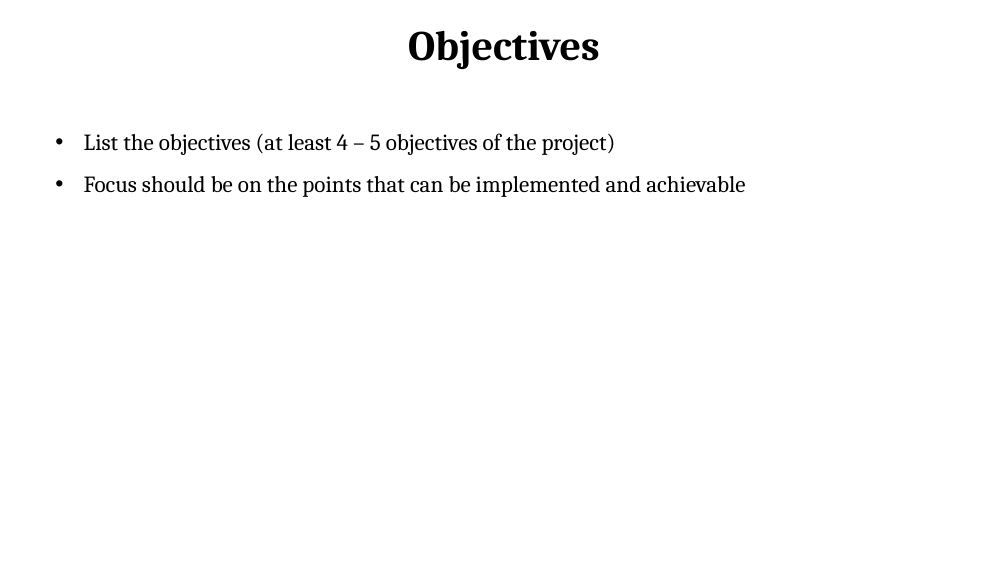
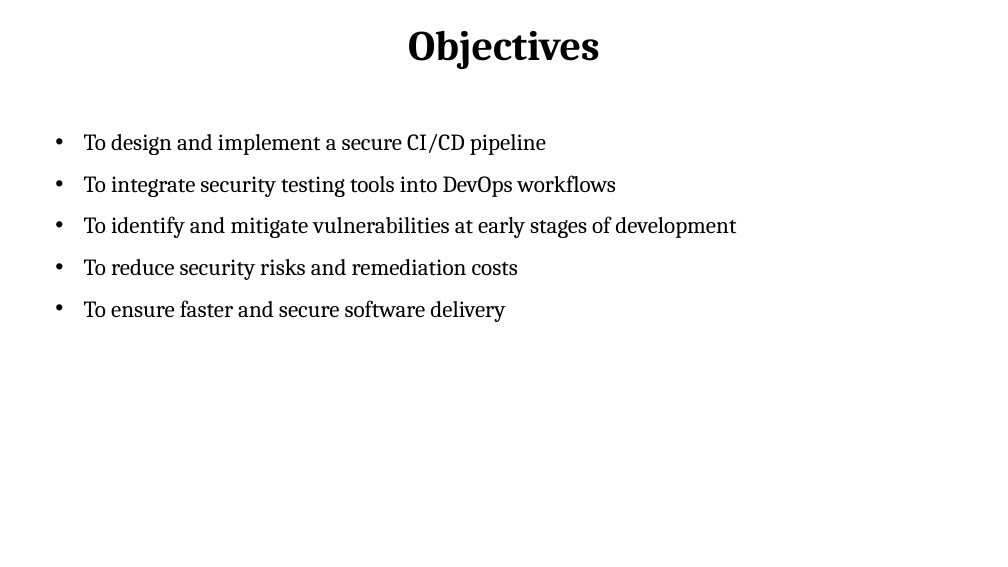
Before and after one commit to Shakthivelk24/DevSecOps-Documentation, a slide deck: slide 6 of Documentation/PPT/CSEP23605 Review 1.pptx. Drawn at 1008x567 pixels with LibreOffice and Linux fonts; fonts in the diff are those of the drawing; background and template pictures are left out. Boxes give left, top, right and bottom in pixels: in the first picture for what was removed or moved away, otherwise in the second. Text is boxed around its words. In the diff, an @@ line names an element or a change of style, - is before the commit and + after.

Commit message:
Update CSEP23605 Review 1 presentation in documentation

```diff
--- a/Documentation/PPT/CSEP23605 Review 1.pptx
+++ b/Documentation/PPT/CSEP23605 Review 1.pptx
@@ text at (x1=84, y1=134, x2=736, y2=322): text changed @@
-• List the objectives (at least 4 – 5 objectives of the project)
-• Focus should be on the points that can be implemented and achievable
+• To design and implement a secure CI/CD pipeline
+• To integrate security testing tools into DevOps workflows
+• To identify and mitigate vulnerabilities at early stages of development
+• To reduce security risks and remediation costs
+• To ensure faster and secure software delivery
```
